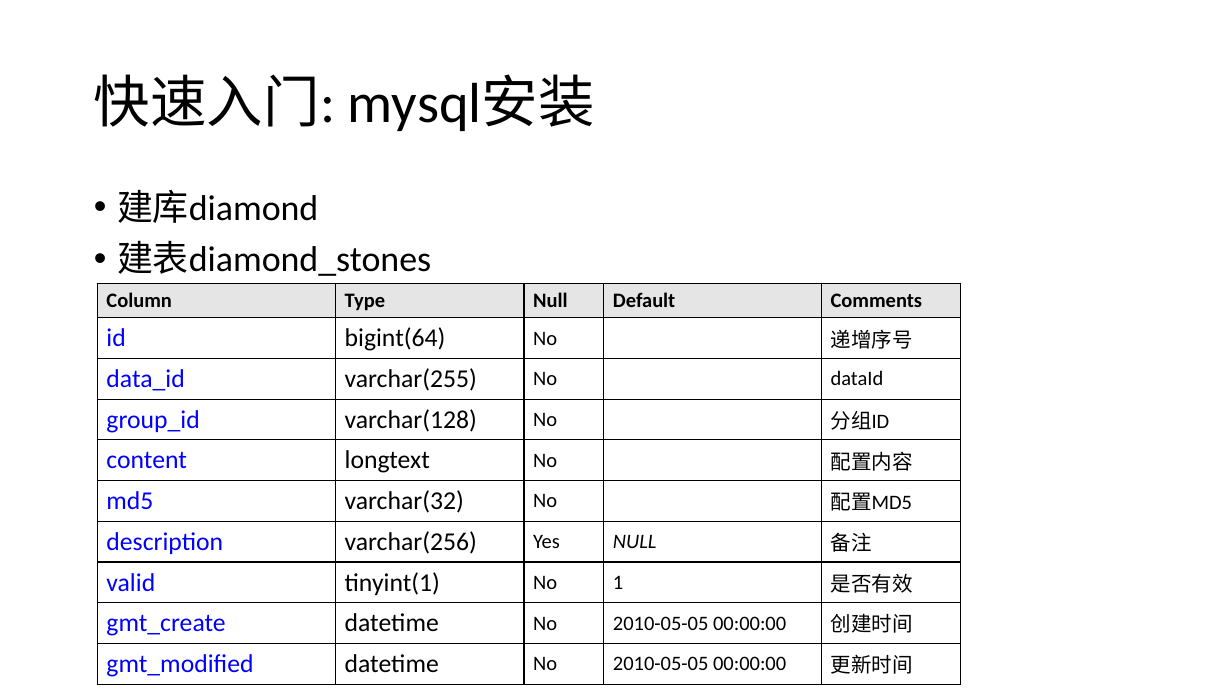
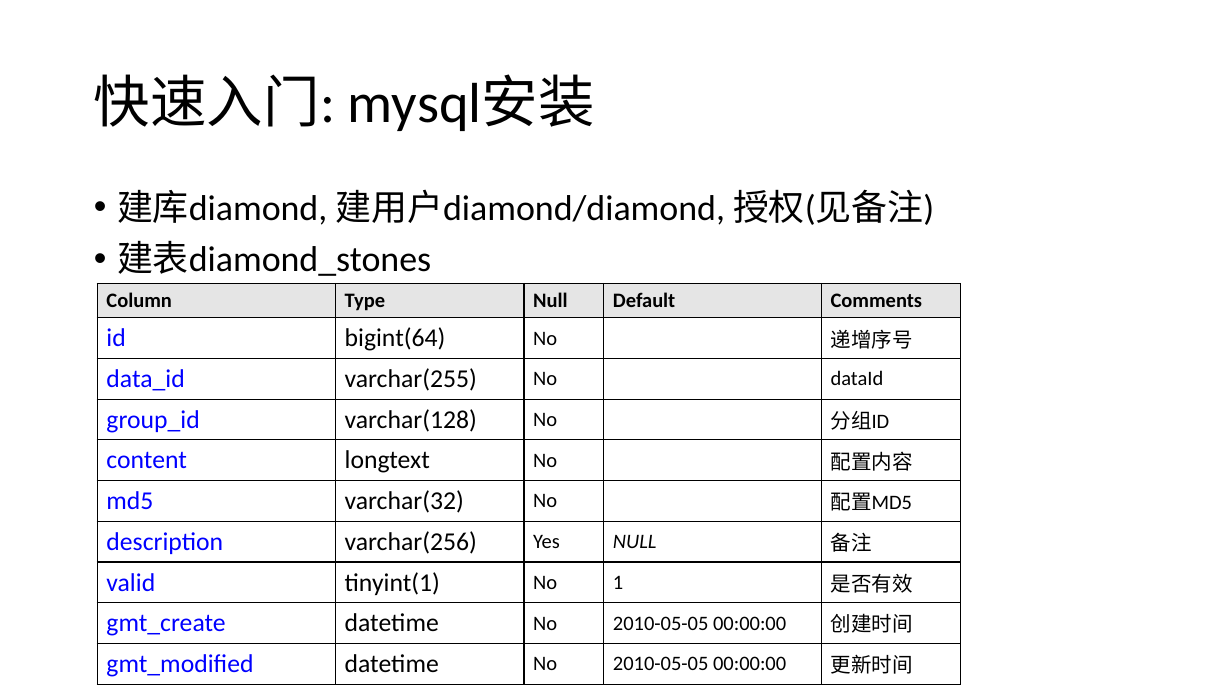
Before and after one commit to bingoohuang/diamond-miner, a slide deck: slide 3 of Diamond Miner Intro.pptx. Drawn at 1232x693 pixels with LibreOffice and Linux fonts; fonts in the diff are those of the drawing. Boxes give left, top, right and bottom in pixels: in the first picture for what was removed or moved away, otherwise in the second. Text is boxed around its words. In the diff, an @@ line names an element or a change of style, - is before the commit and + after.

Commit message:
refactoring diamond client
1) remove sychronized from DiamondCache
2) refactoring some code to improve readability

```diff
--- a/Diamond Miner Intro.pptx
+++ b/Diamond Miner Intro.pptx
@@ text at <box>117,189,934,225</box>: text changed @@
-• 建库diamond
+• 建库diamond, 建用户diamond/diamond, 授权(见备注)
```
Also in this commit, not shown: 2 other slides changed, 4 other files.
